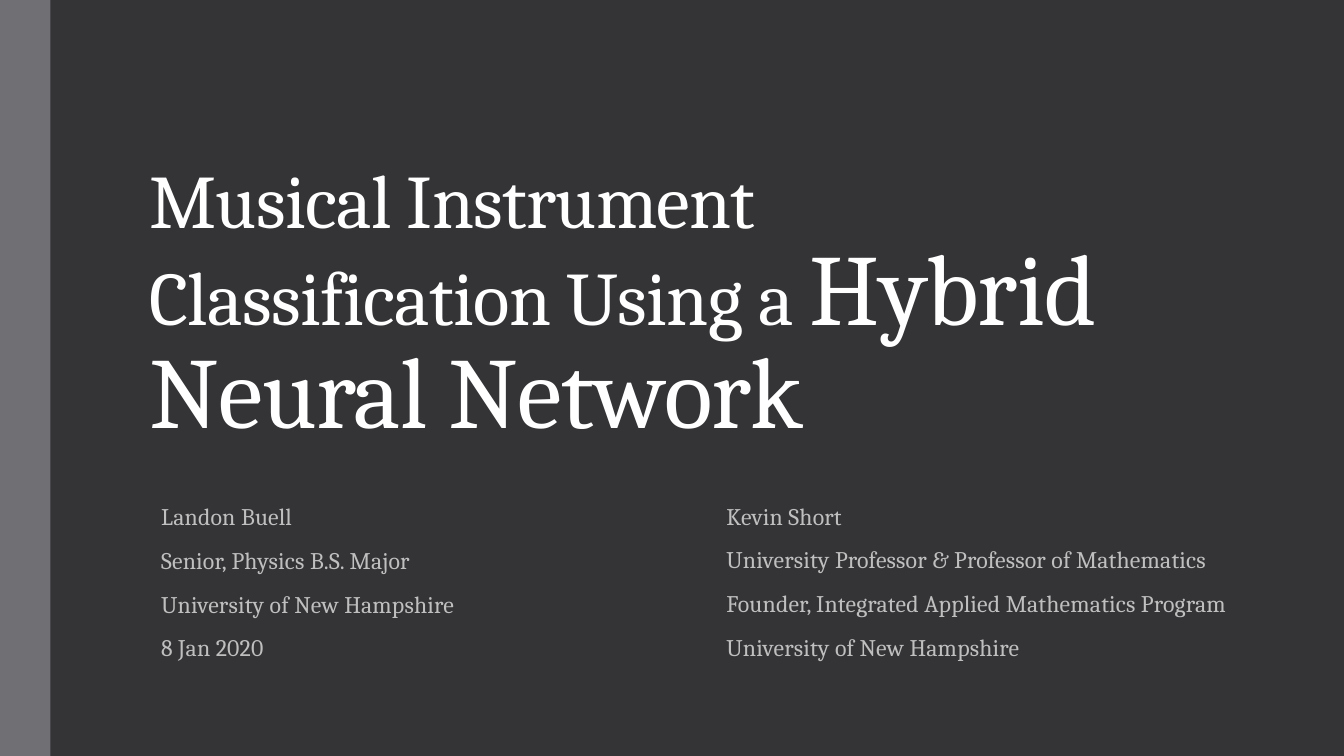
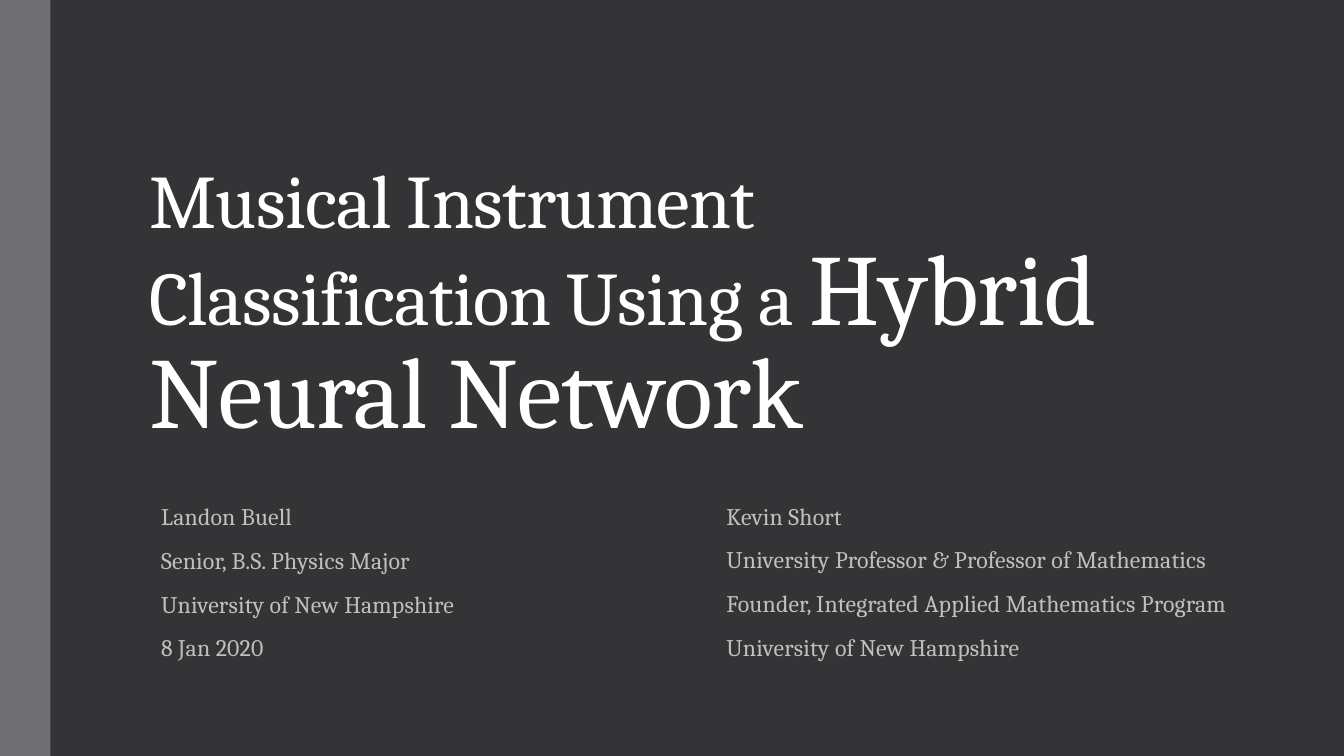
Before and after one commit to landonbuell/Buell-Senior-Thesis, a slide deck: slide 1 of JMMPaper/Musical Instrument Classification Using a Hybrid Neural Network BuellShort_KSnotes.pptx. Drawn at 1344x756 pixels with LibreOffice and Linux fonts; fonts in the diff are those of the drawing. Boxes give left, top, right and bottom in pixels: in the first picture for what was removed or moved away, otherwise in the second. Text is boxed around its words. In the diff, an @@ line names an element or a change of style, - is before the commit and + after.

Commit message:
Major updates to JMM slides

```diff
--- a/JMMPaper/Musical Instrument Classification Using a Hybrid Neural Network BuellShort_KSnotes.pptx
+++ b/JMMPaper/Musical Instrument Classification Using a Hybrid Neural Network BuellShort_KSnotes.pptx
@@ subtitle at box(161, 552, 410, 574): text changed @@
-Senior, Physics B.S. Major
+Senior, B.S. Physics Major
```
Also in this commit, not shown: 9 other files.
